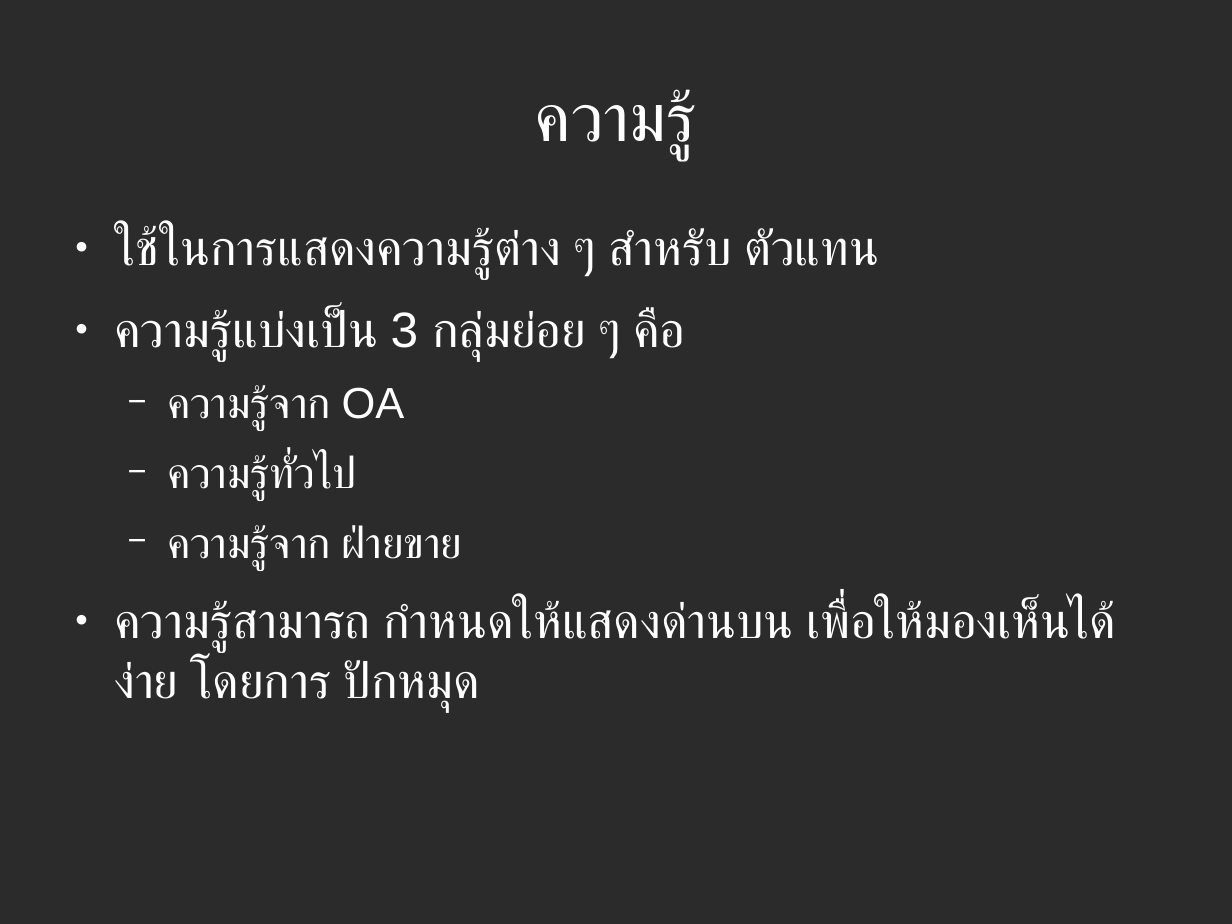
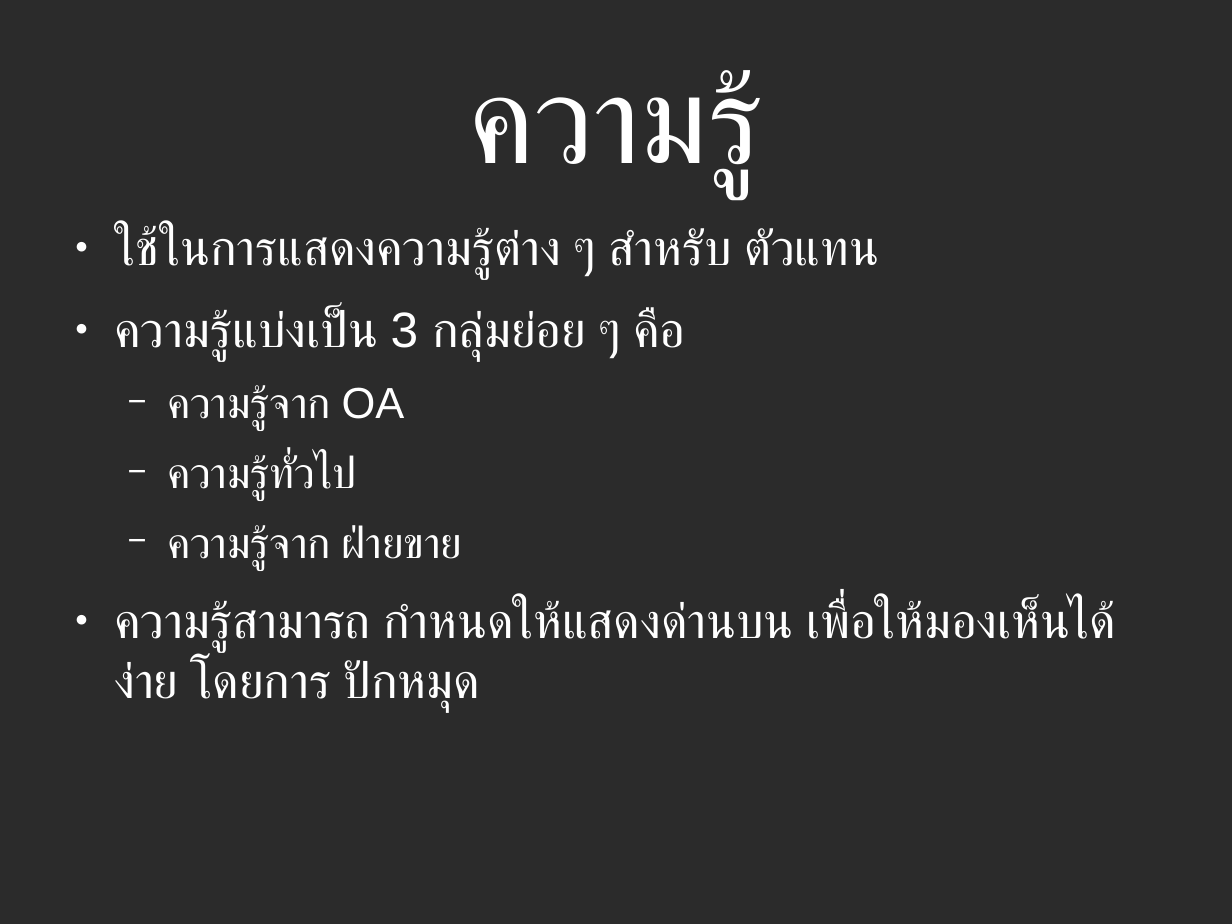
Before and after one commit to bible666/my_app, a slide deck: slide 6 of Ocean/transfer_news_to_support.odp. Drawn at 1232x924 pixels with LibreOffice and Linux fonts; fonts in the diff are those of the drawing; background and template pictures are left out; a plain dark background stands for a picture behind light text. Boxes give left, top, right and bottom in pixels: in the first picture for what was removed or moved away, otherwise in the second. Text is boxed around its words. In the diff, an @@ line names an element or a change of style, - is before the commit and + after.

```diff
--- a/Ocean/transfer_news_to_support.odp
+++ b/Ocean/transfer_news_to_support.odp
@@ title "ความรู้" at bbox=[469, 70, 759, 197]: size 44 to 80 pt @@
```
Also in this commit, not shown: 8 other slides changed, 2 slides added.
